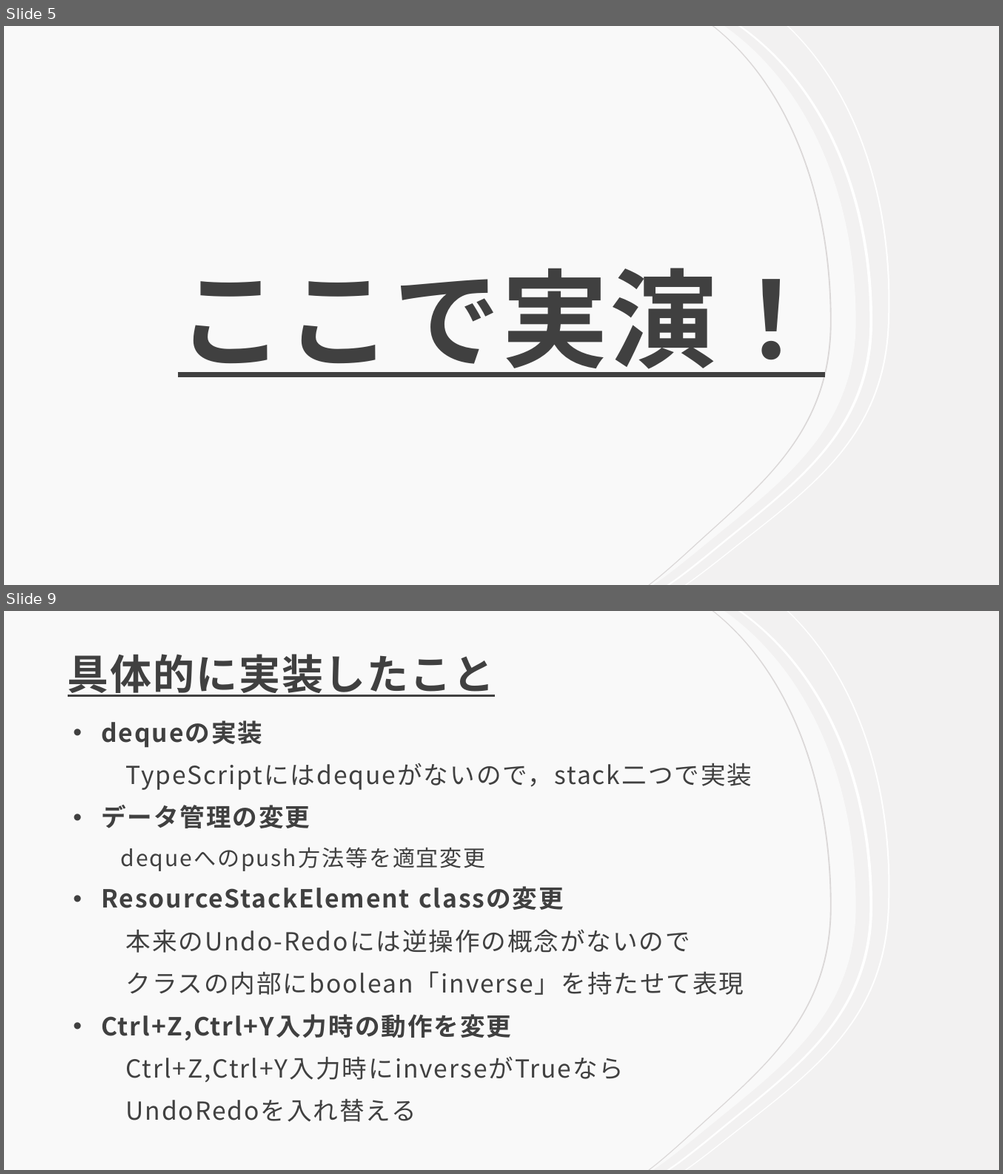
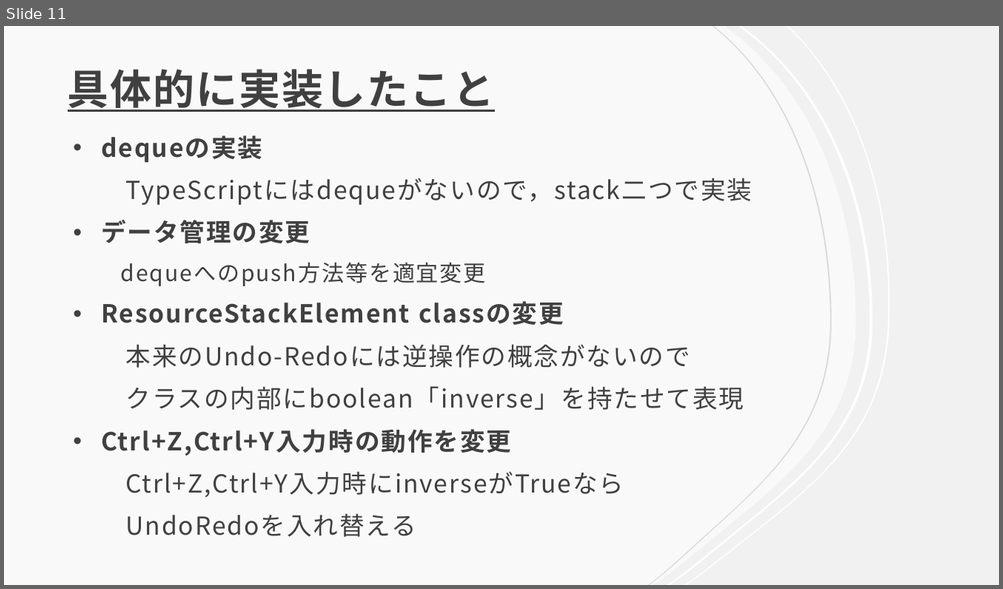
Before and after one commit to Kakeru-Miyazaki/3a_daikibo_public, a slide deck: suigyoza.pptx. Shown one above the other, each under a label of ours: slides 5 and 9 before the commit, slide 11 after it; the slides between them are not shown. The pictures are 1003x1174 and 1003x589 pixels, drawn with LibreOffice and Linux fonts; fonts in the diff are those of the drawing. Boxes give left, top, right and bottom in pixels: in the first picture for what was removed or moved away, otherwise in the second. Text is boxed around its words. In the diff, an @@ line names an element or a change of style, - is before the commit and + after.

```diff
--- a/suigyoza.pptx
+++ b/suigyoza.pptx
@@ slide 5 removed at [4, 26, 999, 585], background #F2F1F1 @@
@@ group removed at [4, 26, 890, 585]: 4 freeform shapes @@
@@ title removed at [178, 268, 825, 378] @@
-ここで実演！
@@ what was slide 9 is now slide 11 @@
```
Also in this commit, not shown: 3 slides changed, 6 slides added, 1 other slide removed, 1 other file.
